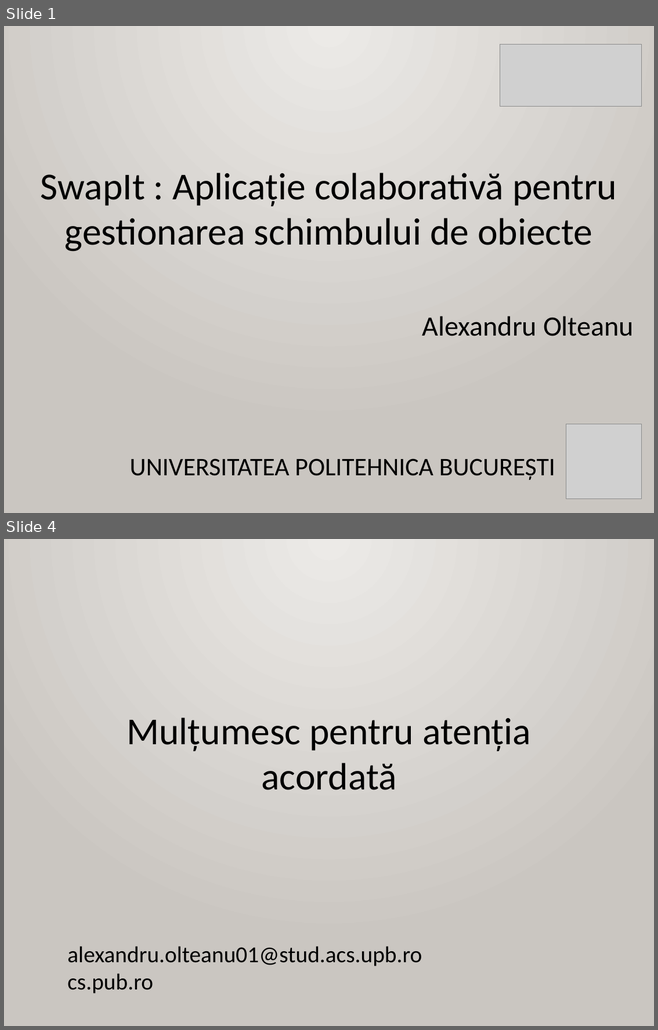
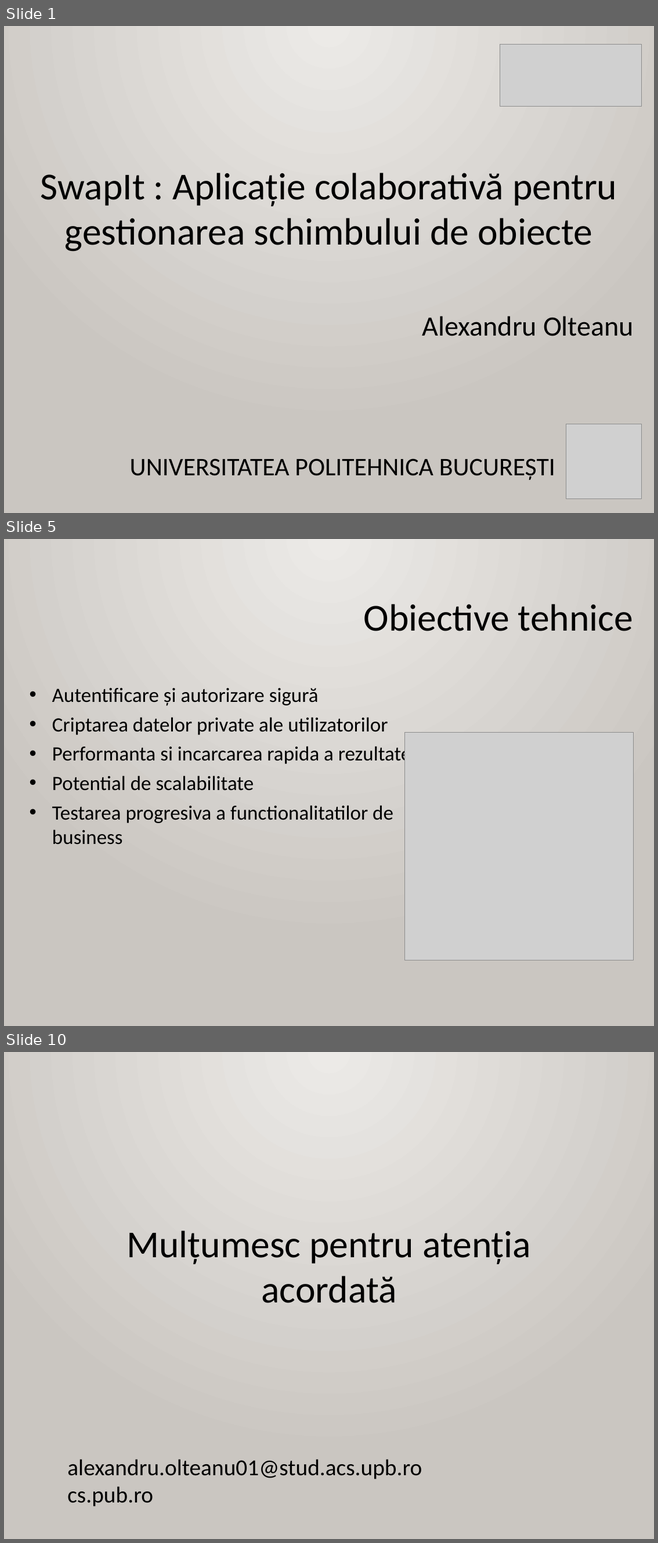
Before and after one commit to AlexandruOlteanu/SwapIt, a slide deck: files/documentation/presentation/Final_Presentation_Alexandru_Olteanu.pptx. Shown one above the other, each under a label of ours: slides 1 and 4 before the commit, slides 1, 5 and 10 after it; the slides between them are not shown. The pictures are 658x1030 and 658x1543 pixels, drawn with LibreOffice and Linux fonts; fonts in the diff are those of the drawing; grey boxes stand for pictures. Boxes give left, top, right and bottom in pixels: in the first picture for what was removed or moved away, otherwise in the second. Text is boxed around its words. In the diff, an @@ line names an element or a change of style, - is before the commit and + after.

```diff
--- a/files/documentation/presentation/Final_Presentation_Alexandru_Olteanu.pptx
+++ b/files/documentation/presentation/Final_Presentation_Alexandru_Olteanu.pptx
@@ slide 5 added at [4,539,654,1026], background gradient #ECEAE7 to #CAC7C1 @@
@@ text added at [364,604,633,631], 60 pt, text #000000 @@
+Obiective tehnice
@@ text added at [52,688,433,845], 32 pt, text #000000 @@
+• Autentificare și autorizare sigură
+• Criptarea datelor private ale utilizatorilor
+• Performanta si incarcarea rapida a rezultatelor
+• Potential de scalabilitate
+• Testarea progresiva a functionalitatilor de
+  business
@@ picture added at [405,732,633,961] @@
@@ what was slide 4 is now slide 10 @@
```
Also in this commit, not shown: 2 slides changed, 5 other slides added, 2 other files.
